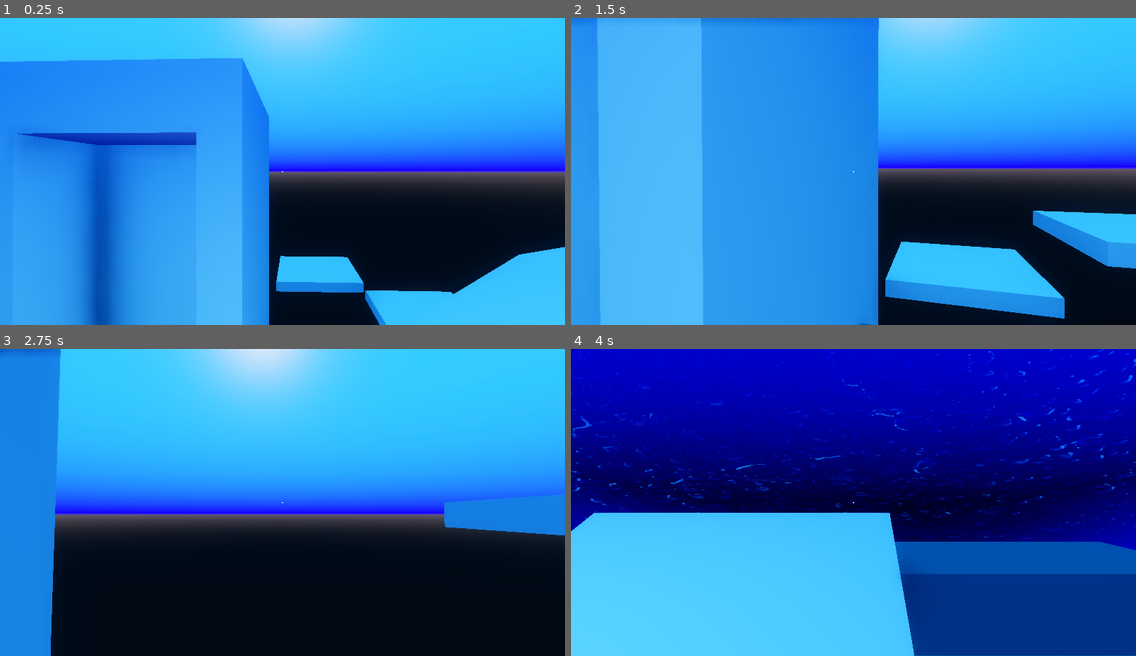
Above: before the commit, frames 1-4 (two rows, left to right).
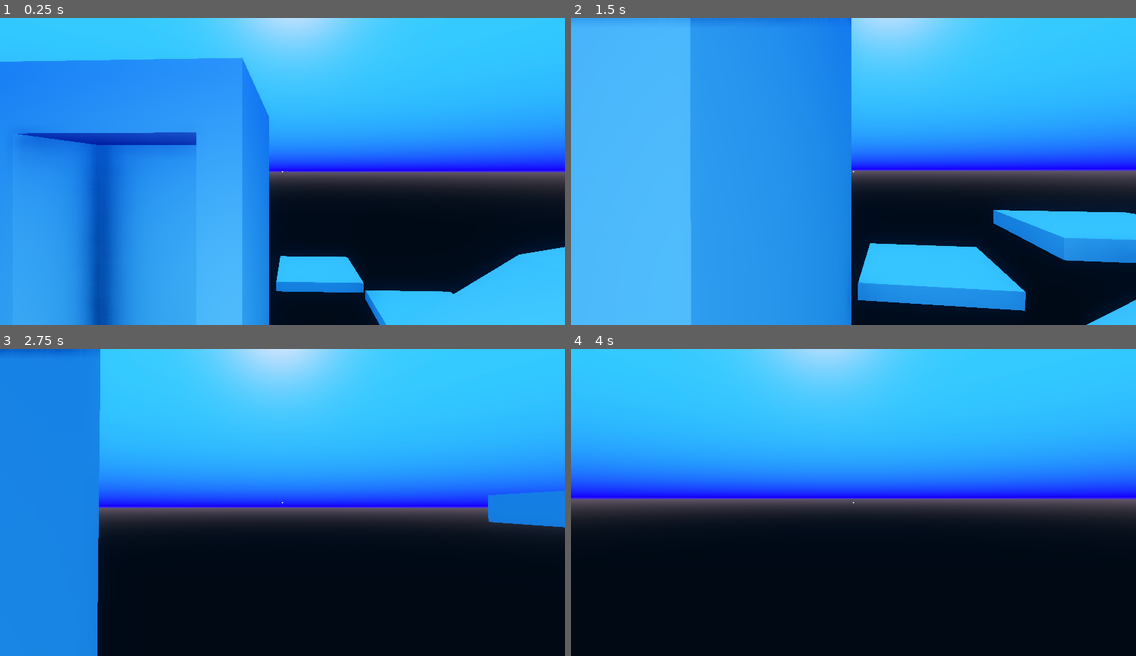
Above: after the commit, the same moments.

Repository: cosmoddd/godot-fps-test-2
Game: Godot game, scene res://Scenes/First Person Exploration.tscn
Two runs of this game, one before a commit and one after it. Both use one fixed random seed, a clock stepped at 60 frames per second and the inputs below.
Inputs (mouse positions are in pixels of both pictures, inside the frame that each line leads up to):
- Up to frame 1 (0.25 s): no input
- Up to frame 2 (1.5 s): move the mouse to (881, 171) at 0.52 s; hold W (movement_forward) from 0.53 s (still down); tap Space (movement_jumpin) at 0.6, 0.77, 1.07 s; click (881, 171) at 0.67 s; move the mouse to (825, 171) at 1.27 s; click (825, 171) at 1.35 s
- Up to frame 3 (2.75 s): keep holding W (movement_forward); tap Space (movement_jumpin) at 1.52, 1.55, 1.82, 2.1 s; move the mouse to (293, 496) at 2.02 s; click (293, 496) at 2.17 s
- Up to frame 4 (4 s): keep holding W (movement_forward); move the mouse to (847, 508) at 2.77 s; click (847, 508) at 2.85 s; tap Space (movement_jumpin) at 3.02, 3.05, 3.32, 3.6, 3.77 s; tap Enter at 3.5 s; move the mouse to (893, 505) at 3.52 s; click (893, 505) at 3.67 s

The runs differ from the first frame. In frame 1, less than 0.1% of the frame differs, in the area x 4-90%, y 12-97%; in frame 2, 17%; in frame 3, 17%; in frame 4, 100%, in the area x 0-100%, y 0-100%.
Error before the commit: Invalid get index 'translation' (on base: 'Nil'). (res://Scripts/Player.gd:151)

Commit message:
FPS breakthrough GODOT.  nice  Pointless?

Diff:
--- a/Scenes/First Person Exploration 2 Alt.tscn
+++ b/Scenes/First Person Exploration 2 Alt.tscn
@@ -1,6 +1,8 @@
-[gd_scene load_steps=31 format=2]
+[gd_scene load_steps=36 format=2]
 
 [ext_resource path="res://model/sandbox.obj" type="ArrayMesh" id=1]
+[ext_resource path="res://materials/Purple Study/Purple Study_Normal.jpg" type="Texture" id=2]
+[ext_resource path="res://materials/Purple Study/Purple Study_Albedo.jpg" type="Texture" id=3]
 [ext_resource path="res://Scenes/UIRoot.tscn" type="PackedScene" id=7]
 [ext_resource path="res://Sword.gd" type="Script" id=9]
 [ext_resource path="res://Scripts/FXAA.tscn" type="PackedScene" id=10]
@@ -67,7 +69,30 @@
 lightmap_size_hint = Vector2( 64, 64 )
 material = SubResource( 7 )
 
+[sub_resource type="SpatialMaterial" id=21]
+albedo_texture = ExtResource( 3 )
+normal_enabled = true
+normal_scale = 4.49
+normal_texture = ExtResource( 2 )
+uv1_scale = Vector3( 2.293, 2.86, 1.084 )
+uv1_triplanar = true
+uv1_triplanar_sharpness = 1.23114
+
 [sub_resource type="BoxShape" id=9]
+
+[sub_resource type="SpatialMaterial" id=22]
+albedo_texture = ExtResource( 3 )
+normal_enabled = true
+normal_scale = 10.38
+normal_texture = ExtResource( 2 )
+uv1_scale = Vector3( 1, 1, 0.22 )
+uv1_offset = Vector3( 0, 1, 0 )
+uv1_triplanar = true
+
+[sub_resource type="SpatialMaterial" id=23]
+albedo_texture = ExtResource( 3 )
+uv1_scale = Vector3( 0.791, 0.999, 0.418 )
+uv1_triplanar = true
 
 [sub_resource type="ConvexPolygonShape" id=10]
 points = PoolVector3Array( -9.09211, 0.426262, -9.09211, 9.09211, 0.426262, -9.09211, -9.09211, 0.426262, 9.09211, 9.09 …(1724 unchanged characters)…
@@ -168,6 +193,7 @@
 [node name="CSGMesh" type="CSGMesh" parent="Architecture"]
 transform = Transform( 4.85042, 0, 0, 0, 5.25485, 0, 0, 0, 2.72594, -4.55432, 2.20178, -7.50308 )
 mesh = SubResource( 8 )
+material = SubResource( 21 )
 
 [node name="CSGMesh2" type="CSGMesh" parent="Architecture/CSGMesh"]
 transform = Transform( 0.616153, 0, 0, 0, 0.734986, 0, 0, 0, 1, 0, 0.0490104, 0.428526 )
@@ -194,12 +220,14 @@
 use_collision = true
 height = 6.65139
 depth = 11.1384
+material = SubResource( 22 )
 
 [node name="CSGBox2" type="CSGBox" parent="Architecture/CSGBox"]
 transform = Transform( 0.672801, 0, 0, 0, 0.866676, 0, 0, 0, 0.527355, -0.00145996, 0.26382, 3.84129 )
 operation = 2
 height = 4.87946
 depth = 11.1384
+material = SubResource( 23 )
 
 [node name="sandbox" type="MeshInstance" parent="Architecture"]
 transform = Transform( 1, 0, 0, 0, -0.999917, 0.0129025, 0, -0.0129025, -0.999917, 1.27707, -1.16198, 1.63215 )
@@ -406,8 +434,14 @@
 [node name="OmniLight2" type="OmniLight" parent="."]
 transform = Transform( 0.457783, -0.103931, 0.882968, 0, 0.993144, 0.116899, -0.889064, -0.0535146, 0.454645, -14.355, 3.04191, 1.67605 )
 
-[node name="Player" parent="." instance=ExtResource( 16 )]
+[node name="PlayerV2" parent="." instance=ExtResource( 16 )]
 transform = Transform( 1, 0, 0, 0, 1, 0, 0, 0, 1, -1.04118, 2.14401, 0.872648 )
+head_path = NodePath("../PlayerV2/Head")
+cam_path = NodePath("../PlayerV2/Head/Camera")
+walk_speed = 6
+sprint_speed = 10
+acceleration = 7
+deacceleration = 15
 [connection signal="body_entered" from="Respawn" to="Respawn" method="_on_Respawn_body_entered"]
 [connection signal="body_entered" from="Level Load" to="Level Load" method="_on_Area_body_entered"]
 [connection signal="body_exited" from="Level Load" to="Level Load" method="_on_Area_body_exited"]
--- a/Scenes/First Person Exploration.tscn
+++ b/Scenes/First Person Exploration.tscn
@@ -116,14 +116,16 @@
 "_edit_lock_": true
 }
 
-[node name="PlayerDude" parent="." instance=ExtResource( 2 )]
-transform = Transform( -0.99921, 1.26128e-05, -0.039749, 9.01744e-06, 1, 9.087e-05, 0.039749, 9.04411e-05, -0.99921, 7.18998, 5.15498, 1.02876 )
+[node name="PlayerDude" parent="." groups=[
+"player",
+] instance=ExtResource( 2 )]
+transform = Transform( -0.99921, 0, -0.0397477, 0, 1, 0, 0.0397477, 0, -0.99921, 7.18998, 5.15498, 1.02876 )
 collision/safe_margin = 0.5
 GRAVITY = -29.4
 MAX_SLOPE_ANGLE = 50
 MAX_SPEED = 5
 jumpSpeed = 10
-MOUSE_SENSITIVITY = 0.12
+MOUSE_SENSITIVITY = 5
 
 [node name="OmniLight" type="OmniLight" parent="."]
 transform = Transform( 1, 0, 0, 0, 1, 0, 0, 0, 1, 7.80666, 2.26315, 0 )
@@ -397,6 +399,7 @@
 material/0 = null
 
 [node name="StaticBody" type="StaticBody" parent="Elevator1/Carrier1/Moving Platform"]
+transform = Transform( 1, 0, 0, 0, 1, 0, 0, 0, 1, 0, -1.61353, 0 )
 
 [node name="CollisionShape" type="CollisionShape" parent="Elevator1/Carrier1/Moving Platform/StaticBody"]
 shape = SubResource( 19 )
@@ -420,7 +423,7 @@
 [node name="Moving Platform 2" type="MeshInstance" parent="Elevator2/Carrier2" groups=[
 "platform",
 ]]
-transform = Transform( 2.30422, 0, 0, 0, 0.258002, 0, 0, 0, 2.2753, -0.000191689, -0.00023973, -0.000171661 )
+transform = Transform( 2.30422, 0, 0, 0, 0.258002, 0, 0, 0, 2.2753, -0.000191689, -0.000239849, -0.000171661 )
 mesh = SubResource( 18 )
 material/0 = null
 
--- a/Scenes/fps 2/player/Player.tscn
+++ b/Scenes/fps 2/player/Player.tscn
@@ -1,25 +1,33 @@
-[gd_scene load_steps=3 format=2]
+[gd_scene load_steps=4 format=2]
 
 [ext_resource path="res://Scenes/fps 2/player/player_controller_ALT.gd" type="Script" id=1]
 
+[sub_resource type="RayShape" id=2]
+length = 1.73683
+
 [sub_resource type="CapsuleShape" id=1]
 radius = 0.6
-height = 1.5
+height = 0.205501
 
-[node name="Player" type="KinematicBody" groups=[
+[node name="Player WORKING" type="KinematicBody" groups=[
 "Player",
 ]]
 collision_layer = 2
 collision_mask = 3
 script = ExtResource( 1 )
-head_path = NodePath("Head")
-cam_path = NodePath("Head/Camera")
+mouse_sensitivity = 6.0
+head_path = NodePath("../Player WORKING/Head")
+cam_path = NodePath("../Player WORKING/Head/Camera")
 FOV = 60.0
 walk_speed = 7
 sprint_speed = 12
 
+[node name="RayShape" type="CollisionShape" parent="."]
+transform = Transform( 1, 0, 0, 0, -1.62921e-07, -1, 0, 1, -1.62921e-07, 0, 0, 0 )
+shape = SubResource( 2 )
+
 [node name="Collision" type="CollisionShape" parent="."]
-transform = Transform( 1, 0, 0, 0, -4.37114e-08, -1, 0, 1, -4.37114e-08, 0, 0, 0 )
+transform = Transform( 1, 0, 0, 0, -4.37114e-08, -1, 0, 1, -4.37114e-08, 0, 0.362018, 1.58243e-08 )
 shape = SubResource( 1 )
 
 [node name="Head" type="Spatial" parent="."]
@@ -28,3 +36,8 @@
 [node name="Camera" type="Camera" parent="Head"]
 fov = 80.0
 far = 250.0
+
+[node name="playerfeet" type="RayCast" parent="."]
+enabled = true
+cast_to = Vector3( 0, -4, 0 )
+collision_mask = 3
--- a/Scenes/fps 2/player/player_controller_ALT.gd
+++ b/Scenes/fps 2/player/player_controller_ALT.gd
@@ -32,12 +32,22 @@
 # Slopes
 export var floor_max_angle := 45.0
 
+# Platforms
+var root
+var onPlatform = false
+var jumping = false
+var platformName
+var platformTranslation
+var pTransPrev
+var _snap_init:= Vector3(0,-1,0)
+var _snap := Vector3(0,-1,0)
 ##################################################
 
 # Called when the node enters the scene tree
 func _ready() -> void:
 	Input.set_mouse_mode(Input.MOUSE_MODE_CAPTURED)
 	cam.fov = FOV
+	root = get_owner()
 
 
 # Called every frame. 'delta' is the elapsed time since the previous frame
@@ -45,6 +55,16 @@
 	move_axis.x = Input.get_action_strength("movement_forward") - Input.get_action_strength("movement_backward")
 	move_axis.y = Input.get_action_strength("movement_right") - Input.get_action_strength("movement_left")
 
+	if (move_axis.x != 0 or move_axis.y != 0):
+		$RayShape.shape.set("slips_on_slope", true)
+
+	if (!Input.is_action_pressed("movement_forward") and
+		!Input.is_action_pressed("movement_backward") and
+		!Input.is_action_pressed("movement_left") and
+		!Input.is_action_pressed("movement_right")):
+
+		$RayShape.shape.set("slips_on_slope", false)
+
 	camera_rotation()
 
 
@@ -60,6 +80,14 @@
 func _input(event: InputEvent) -> void:
 	if event is InputEventMouseMotion:
 		mouse_axis = event.relative
+
+	#	ESCAPE THE GAME
+
+	if Input.is_action_just_pressed("ui_cancel"):
+		if Input.get_mouse_mode() == Input.MOUSE_MODE_VISIBLE:
+			Input.set_mouse_mode(Input.MOUSE_MODE_CAPTURED)
+		else:
+			Input.set_mouse_mode(Input.MOUSE_MODE_VISIBLE)
 
 
 func walk(delta: float) -> void:
@@ -78,15 +106,30 @@
 	direction = direction.normalized()
 
 	# Jump
-	var _snap: Vector3
-	if is_on_floor():
+
+#	print(velocity.y)
+
+#	print (jumping)
+
+	if(is_on_floor()):
+		if Input.is_action_just_pressed("movement_jumpin"):
+			velocity.y = jump_height
+			print("JUMP!")
+			_snap = Vector3(0, 0, 0)
+
+	if (!is_on_floor()):
+#		print("IN THE AIR")
+		jumping = true
+	else:
+		jumping = false
 		_snap = Vector3(0, -1, 0)
-		if Input.is_action_just_pressed("move_jump"):
-			_snap = Vector3(0, 0, 0)
-			velocity.y = jump_height
+
 
 	# Apply Gravity
 	velocity.y -= gravity * delta
+
+	# Deal w Platform Physics
+	_platform_physics()
 
 	# Sprint
 	var _speed: int
@@ -103,7 +146,7 @@
 	# where would the player go
 	var _temp_vel: Vector3 = velocity
 	_temp_vel.y = 0
-	var _target: Vector3 = direction * _speed
+	var _target = direction * _speed
 	var _temp_accel: float
 	if direction.dot(_temp_vel) > 0:
 		_temp_accel = acceleration
@@ -127,7 +170,7 @@
 	velocity.y = move_and_slide_with_snap(velocity, _snap, FLOOR_NORMAL,
 			true, 4, deg2rad(floor_max_angle)).y
 
-
+## DON'T USE FLY... WHY OH WHY?
 func fly(delta: float) -> void:
 	# Input
 	direction = Vector3()
@@ -148,6 +191,7 @@
 
 	# Move
 	velocity = move_and_slide(velocity)
+##
 
 
 func camera_rotation() -> void:
@@ -168,3 +212,60 @@
 		var temp_rot: Vector3 = head.rotation_degrees
 		temp_rot.x = clamp(temp_rot.x, -90, 90)
 		head.rotation_degrees = temp_rot
+
+func _platform_physics():
+	## PLATFORM PHYSICS
+#	if (platformTranslation != null):
+#		print(platformTranslation.name)
+
+	if ($playerfeet.get_collider() == null):
+		print("returning nothing")
+		return
+
+	## FALLING ON TO PLATFORM
+	if ($playerfeet.get_collider().get_parent().is_in_group("platform")) \
+			and !onPlatform and velocity.y <-.1:
+		platformName = $playerfeet.get_collider().get_parent().name
+		print("Landed on "+ platformName)
+		jumping = false
+		platformTranslation = $playerfeet.get_collider().get_parent().get_parent()
+		get_parent().remove_child(self)
+		$playerfeet.get_collider().get_parent().get_parent().add_child(self)
+		translation = translation - platformTranslation.translation
+		onPlatform = true
+
+	## MOVING FROM PLATFORM TO PLATFORM
+	if ($playerfeet.get_collider().get_parent().is_in_group("platform")) \
+			and !jumping \
+			and platformName != $playerfeet.get_collider().get_parent().name:
+		pTransPrev = platformTranslation
+		platformName = $playerfeet.get_collider().get_parent().name
+		platformTranslation = $playerfeet.get_collider().get_parent().get_parent()
+		get_parent().remove_child(self)
+		$playerfeet.get_collider().get_parent().get_parent().add_child(self)
+		## if there's no previous platform...
+		if (pTransPrev == null):
+			translation = translation - platformTranslation.translation
+			print("Moved from NO PLATFORM to "+platformTranslation.name)
+		## but if there is...
+		if (pTransPrev != null):
+			translation = (pTransPrev.translation + translation) - platformTranslation.translation
+			print("Moved from "+pTransPrev.name+" to "+platformTranslation.name)
+		onPlatform = true
+
+	## JUMPING OFF PLATFORM
+	if (jumping and velocity.y >.1 and onPlatform):
+		print("JUMPED OFF platform")
+		get_parent().remove_child(self)
+		root.add_child(self)
+		translation = platformTranslation.translation + translation
+		onPlatform = false
+#
+	## MOVING FROM PLATFORM TO REGULAR COLLIDER
+	if (!$playerfeet.get_collider().get_parent().is_in_group("platform")) and onPlatform:
+		print("walked off platform")
+		get_parent().remove_child(self)
+		root.add_child(self)
+		translation = platformTranslation.translation + translation
+		platformTranslation = null
+		onPlatform = false
--- a/Scenes/simple_fpsplayer/Player.tscn
+++ b/Scenes/simple_fpsplayer/Player.tscn
@@ -8,11 +8,10 @@
 slips_on_slope = true
 
 [sub_resource type="CapsuleShape" id=2]
-radius = 0.4637
+radius = 0.48
 height = 0.11149
 
-[node name="Player" type="KinematicBody"]
-input_ray_pickable = false
+[node name="PlayerdUDE" type="KinematicBody"]
 script = ExtResource( 1 )
 GRAVITY = -39.2
 MAX_SLOPE_ANGLE = 60
--- a/Scripts/LoadArea.gd
+++ b/Scripts/LoadArea.gd
@@ -12,14 +12,15 @@
 
 
 func _on_Area_body_entered(body):
-	print("Entered the scene with..." + body.name)
-	sceneNode = scene.instance()
-	add_child(sceneNode)
-	pass # Replace with function body.
+	if (body.is_in_group("player")):
+		print("Entered the scene with..." + body.name)
+		sceneNode = scene.instance()
+		add_child(sceneNode)
+		pass # Replace with function body.
 
 
 func _on_Area_body_exited(body):
-	sceneNode.queue_free()
-	print("Exited the scene with..." + body.name)
-
-	pass # Replace with function body.
+	if (body.is_in_group("player")):
+		sceneNode.queue_free()
+		print("Exited the scene with..." + body.name)
+		pass # Replace with function body.
--- a/Scripts/Player.gd
+++ b/Scripts/Player.gd
@@ -14,7 +14,7 @@
 var camera
 var rotation_helper
 
-export var MOUSE_SENSITIVITY = 0.05
+export var MOUSE_SENSITIVITY = 1
 var buttonPressed
 var inputDir = Vector3()
 var testFloat = 0
@@ -41,7 +41,7 @@
 	root = get_owner()
 	print(root.name)
 
-func _physics_process(delta):
+func _process(delta):
 
 	if (keypressed):
 		currentSpeed = lerp(currentSpeed, MAX_SPEED, delta*10)
@@ -50,6 +50,10 @@
 	if (!keypressed):
 		$RayShape.shape.set("slips_on_slope", false)
 		currentSpeed = lerp(currentSpeed, 0, delta*DEACCEL)
+	pass
+
+
+func _physics_process(delta):
 
 	if (is_on_floor() and GRAVITY != GRAVITY_INIT) and jumping:
 		print("back on floor, gravity set")
@@ -61,21 +65,20 @@
 		var n = $playerfeet.get_collision_normal()
 		floor_angle = rad2deg(acos(n.dot(Vector3(0,1,0))))
 
-	_playform_physics()
-
+	_platform_physics()
 
 	## ACTUAL MOVEMENT
 
 	velocity.y += GRAVITY * delta
 
-	var desired_velocity = get_input(delta) * currentSpeed
+	var desired_velocity = _get_movement(delta) * currentSpeed
 
 	velocity.x = desired_velocity.x
 	velocity.z = desired_velocity.z
 	velocity = move_and_slide(velocity, Vector3.UP, true)
 #	velocity = move_and_slide_with_snap(velocity,Vector3(0,-2,0),Vector3.UP, true,	4, 0.785398,true)
 
-func get_input(delta):
+func _get_movement(delta):
 
 	if Input.is_action_just_pressed("movement_jumpin") and is_on_floor():
 		print("jumpin")
@@ -111,11 +114,13 @@
 
 func _input(event):
 	if event is InputEventMouseMotion and Input.get_mouse_mode() == Input.MOUSE_MODE_CAPTURED:
-		rotation_helper.rotate_x(deg2rad(event.relative.y * MOUSE_SENSITIVITY))
-		self.rotate_y(deg2rad(event.relative.x * MOUSE_SENSITIVITY * -1))
+		rotation_helper.rotate_x(deg2rad(event.relative.y * MOUSE_SENSITIVITY * .01))
+		self.rotate_y(deg2rad(event.relative.x * MOUSE_SENSITIVITY * .01 *-1))
 		var camera_rot = rotation_helper.rotation_degrees
 		camera_rot.x = clamp(camera_rot.x, -40, 40)
 		rotation_helper.rotation_degrees = camera_rot
+
+#	ESCAPE THE GAME
 
 	if Input.is_action_just_pressed("ui_cancel"):
 		if Input.get_mouse_mode() == Input.MOUSE_MODE_VISIBLE:
@@ -124,14 +129,17 @@
 			Input.set_mouse_mode(Input.MOUSE_MODE_VISIBLE)
 
 
-func _playform_physics():
+func _platform_physics():
 	## PLATFORM PHYSICS
+#	if (platformTranslation != null):
+#		print(platformTranslation.name)
 
 	if ($playerfeet.get_collider() == null):
 		return
 
-	## MOVING FROM REST TO PLATFORM
-	if ($playerfeet.get_collider().get_parent().is_in_group("platform")) and !onPlatform and velocity.y <-.1:
+	## FALLING ON TO PLATFORM
+	if ($playerfeet.get_collider().get_parent().is_in_group("platform")) \
+			and !onPlatform and velocity.y <-.1:
 		platformName = $playerfeet.get_collider().get_parent().name
 		print("Landed on "+ platformName)
 		jumping = false
@@ -142,14 +150,22 @@
 		onPlatform = true
 
 	## MOVING FROM PLATFORM TO PLATFORM
-	if ($playerfeet.get_collider().get_parent().is_in_group("platform")) and platformName != $playerfeet.get_collider().get_parent().name:
+	if ($playerfeet.get_collider().get_parent().is_in_group("platform")) \
+			and !jumping \
+			and platformName != $playerfeet.get_collider().get_parent().name:
 		pTransPrev = platformTranslation
 		platformName = $playerfeet.get_collider().get_parent().name
 		platformTranslation = $playerfeet.get_collider().get_parent().get_parent()
 		get_parent().remove_child(self)
 		$playerfeet.get_collider().get_parent().get_parent().add_child(self)
-		translation = (pTransPrev.translation + translation) - platformTranslation.translation
-		print("Moved from "+pTransPrev.name+" to "+platformTranslation.name)
+		## if there's no previous platform...
+		if (pTransPrev == null):
+			translation = translation - platformTranslation.translation
+			print("Moved from NO PLATFORM to "+platformTranslation.name)
+		## but if there is...
+		if (pTransPrev != null):
+			translation = (pTransPrev.translation + translation) - platformTranslation.translation
+			print("Moved from "+pTransPrev.name+" to "+platformTranslation.name)
 		onPlatform = true
 
 	## JUMPING OFF PLATFORM
@@ -159,11 +175,12 @@
 		root.add_child(self)
 		translation = platformTranslation.translation + translation
 		onPlatform = false
-
-	## MOVING FROM PLATFORM TO REST
+#
+	## MOVING FROM PLATFORM TO REGULAR COLLIDER
 	if (!$playerfeet.get_collider().get_parent().is_in_group("platform")) and onPlatform:
 		print("walked off platform")
 		get_parent().remove_child(self)
 		root.add_child(self)
 		translation = platformTranslation.translation + translation
+		platformTranslation = null
 		onPlatform = false
